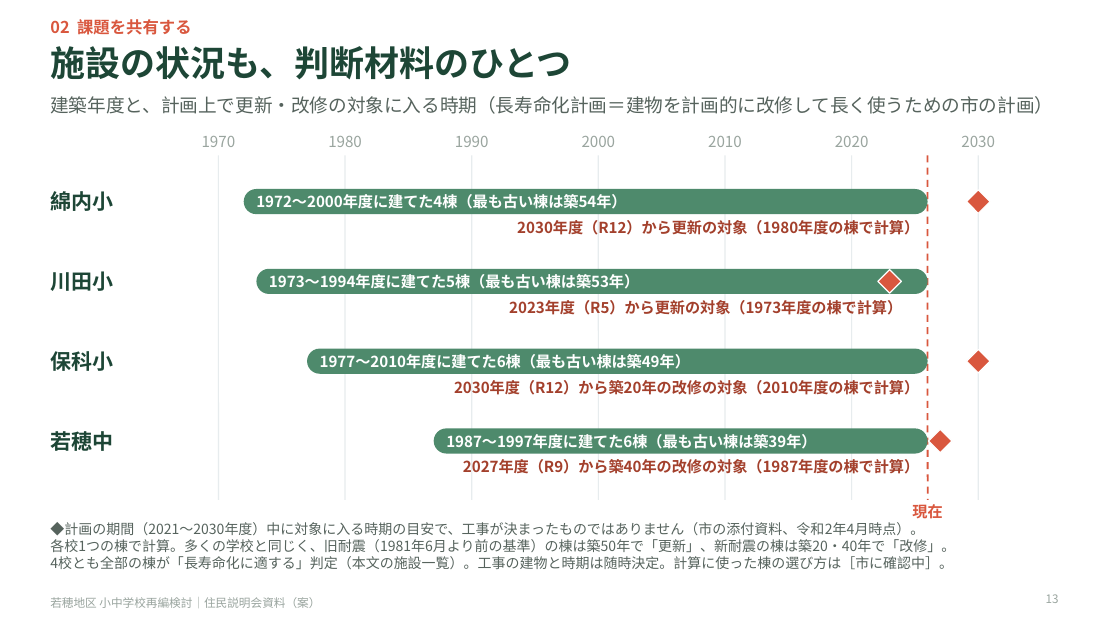
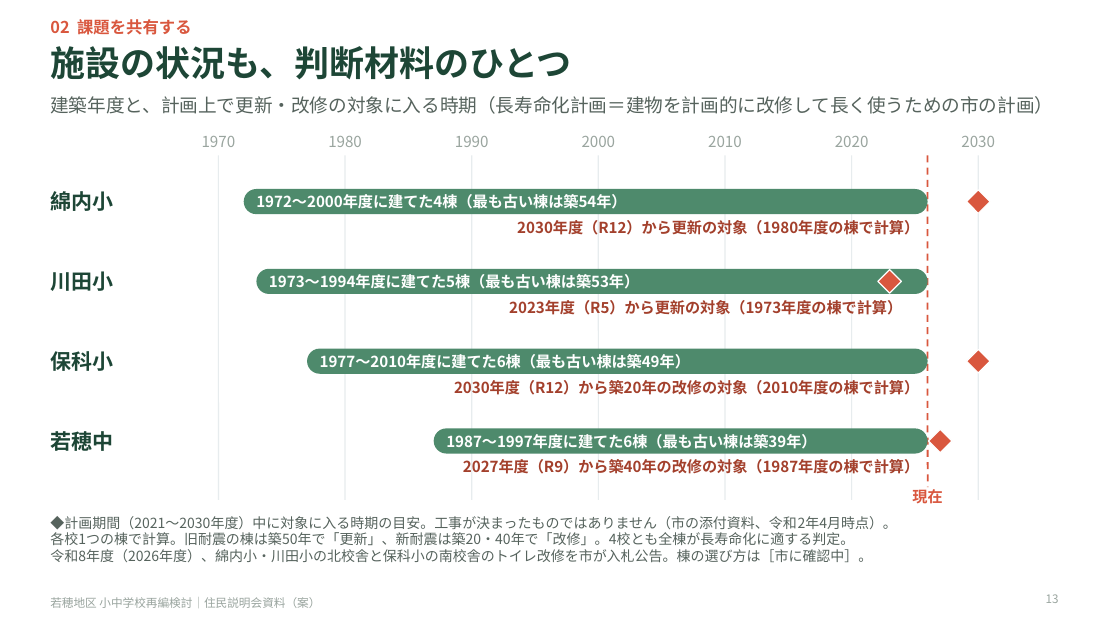
Before and after one commit to Masaki12008/GS, a slide deck: slide 13 of output/若穂地区_住民説明会資料.pptx. Drawn at 1120x630 pixels with LibreOffice and Linux fonts; fonts in the diff are those of the drawing. Boxes give left, top, right and bottom in pixels: in the first picture for what was removed or moved away, otherwise in the second. Text is boxed around its words. In the diff, an @@ line names an element or a change of style, - is before the commit and + after.

```diff
--- a/output/若穂地区_住民説明会資料.pptx
+++ b/output/若穂地区_住民説明会資料.pptx
@@ line moved from (928, 155) - (928, 500) to (928, 155) - (928, 487) @@
@@ text "現在": place and size @@
-text "現在" at [912,504,942,519]
+text "現在" at [912,489,942,504]
@@ text at [50,516,897,562]: text changed @@
-◆計画の期間（2021〜2030年度）中に対象に入る時期の目安で、工事が決まったものではありません（市の添付資料、令和2年4月時点）。
-各校1つの棟で計算。多くの学校と同じく、旧耐震（1981年6月より前の基準）の棟は築50年で「更新」、新耐震の棟は築20・40年で「改修」。
-4校とも全部の棟が「長寿命化に適する」判定（本文の施設一覧）。工事の建物と時期は随時決定。計算に使った棟の選び方は［市に確認中］。
+◆計画期間（2021〜2030年度）中に対象に入る時期の目安。工事が決まったものではありません（市の添付資料、令和2年4月時点）。
+各校1つの棟で計算。旧耐震の棟は築50年で「更新」、新耐震は築20・40年で「改修」。4校とも全棟が長寿命化に適する判定。
+令和8年度（2026年度）、綿内小・川田小の北校舎と保科小の南校舎のトイレ改修を市が入札公告。棟の選び方は［市に確認中］。
```
Also in this commit, not shown: 7 other files.
